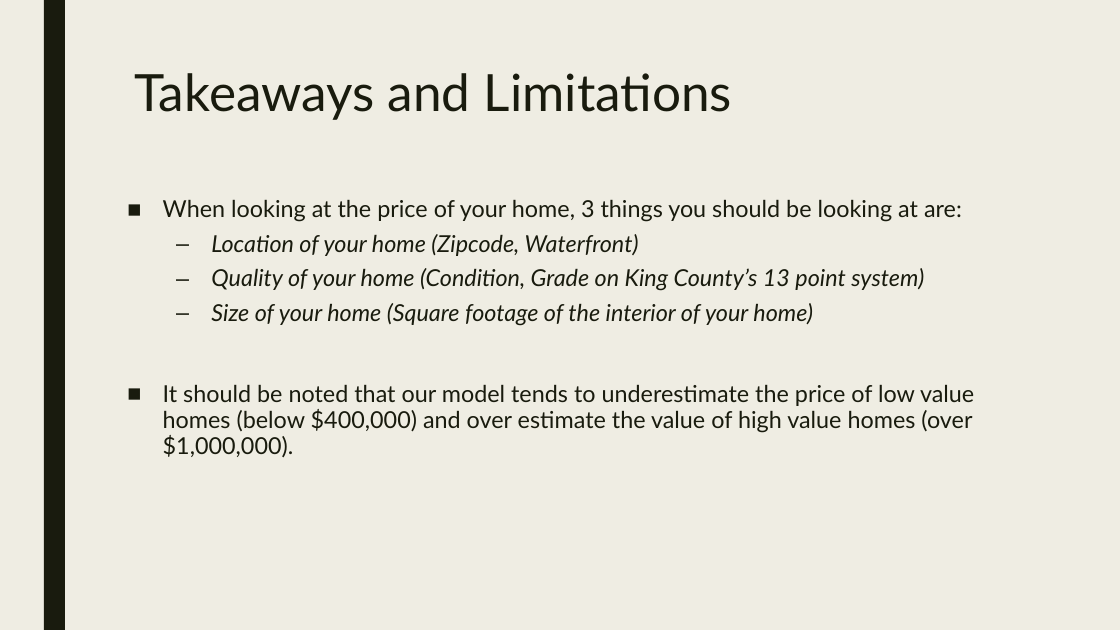
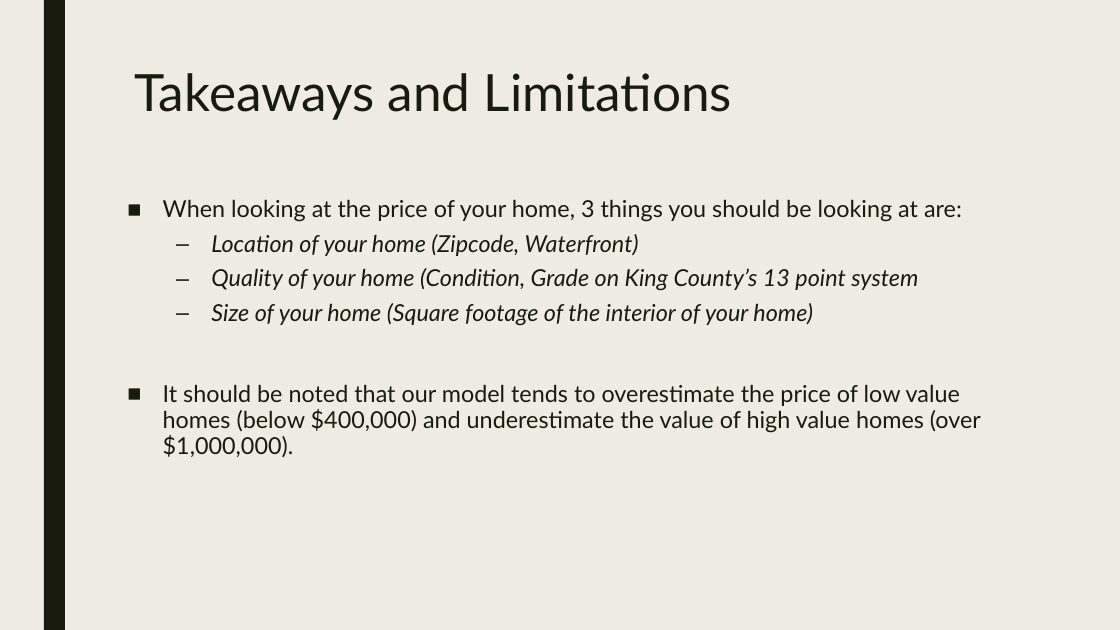
Before and after one commit to yshp57/dsc-1-final-project-online-ds-pt-100118, a slide deck: slide 7 of Presentation1.pptx. Drawn at 1120x630 pixels with LibreOffice and Linux fonts; fonts in the diff are those of the drawing. Boxes give left, top, right and bottom in pixels: in the first picture for what was removed or moved away, otherwise in the second. Text is boxed around its words. In the diff, an @@ line names an element or a change of style, - is before the commit and + after.

```diff
--- a/Presentation1.pptx
+++ b/Presentation1.pptx
@@ text at [211, 268, 918, 291]: text changed @@
-  – Quality of your home (Condition, Grade on King County’s 13 point system)
+  – Quality of your home (Condition, Grade on King County’s 13 point system
@@ text at [163, 384, 981, 457]: text changed @@
-■ It should be noted that our model tends to underestimate the price of low value homes (below $400,000) and over estimate the value of high value homes (over $1,000,000).
+■ It should be noted that our model tends to overestimate the price of low value homes (below $400,000) and underestimate the value of high value homes (over $1,000,000).
```
Also in this commit, not shown: 2 other slides changed, 3 other files.
